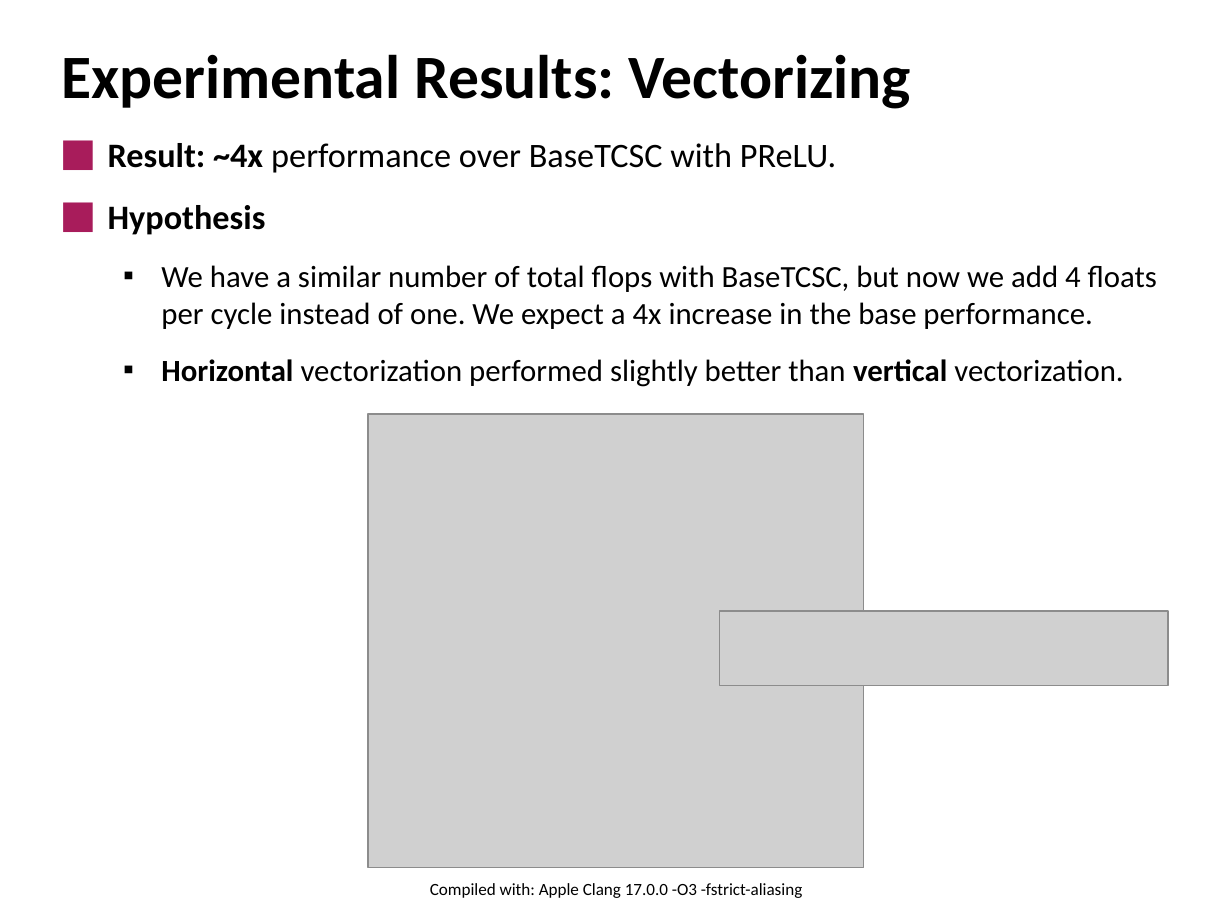
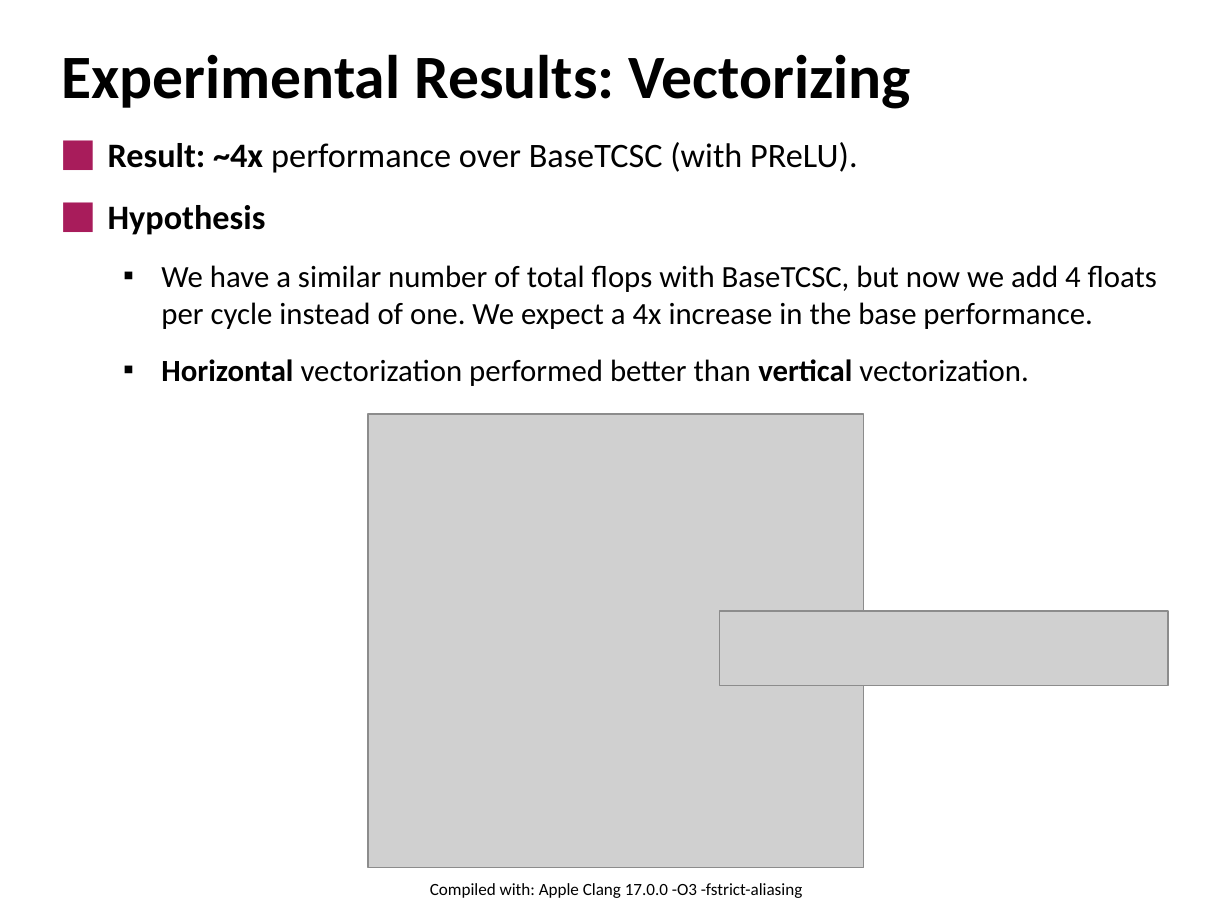
Before and after one commit to alessiomelone/Ternary-spGEMM, a slide deck: slide 15 of 10.pptx. Drawn at 1232x924 pixels with LibreOffice and Linux fonts; fonts in the diff are those of the drawing; grey boxes stand for pictures. Boxes give left, top, right and bottom in pixels: in the first picture for what was removed or moved away, otherwise in the second. Text is boxed around its words. In the diff, an @@ line names an element or a change of style, - is before the commit and + after.

```diff
--- a/10.pptx
+++ b/10.pptx
@@ text at (108, 142, 857, 173): text changed @@
-⬛ Result: ~4x performance over BaseTCSC with PReLU.
+⬛ Result: ~4x performance over BaseTCSC (with PReLU).
@@ text at (161, 359, 1028, 386): text changed @@
-  ▪ Horizontal vectorization performed slightly better than vertical vectorization.
+  ▪ Horizontal vectorization performed better than vertical vectorization.
```
Also in this commit, not shown: 8 other slides changed, 2 slides added.
